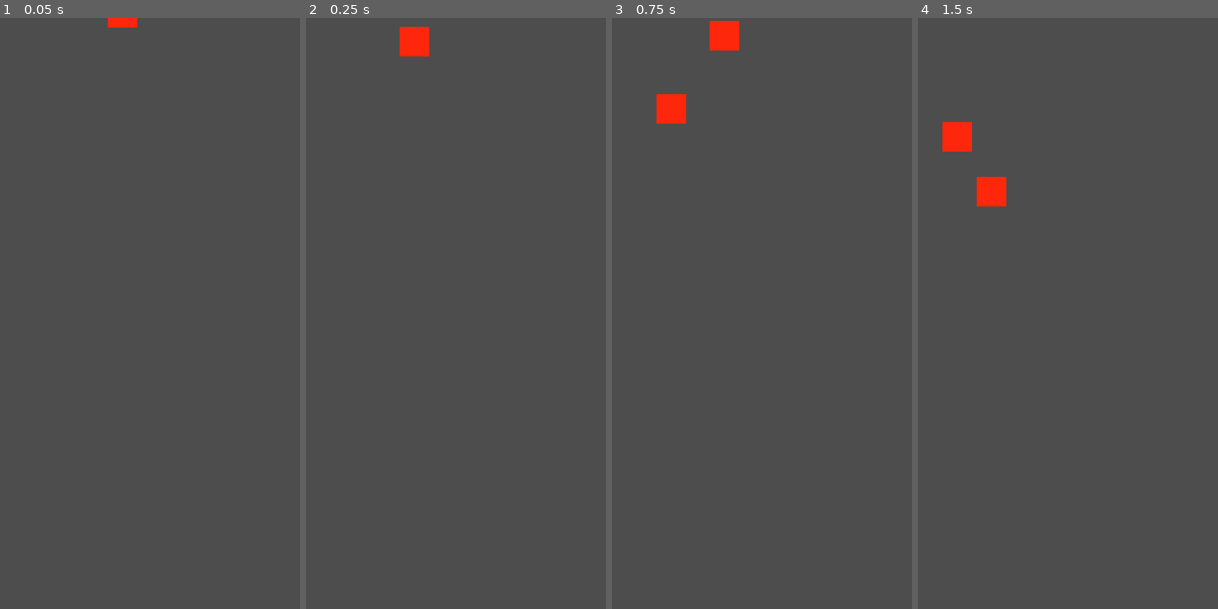
Above: before the commit, frames 1-4 (left to right).
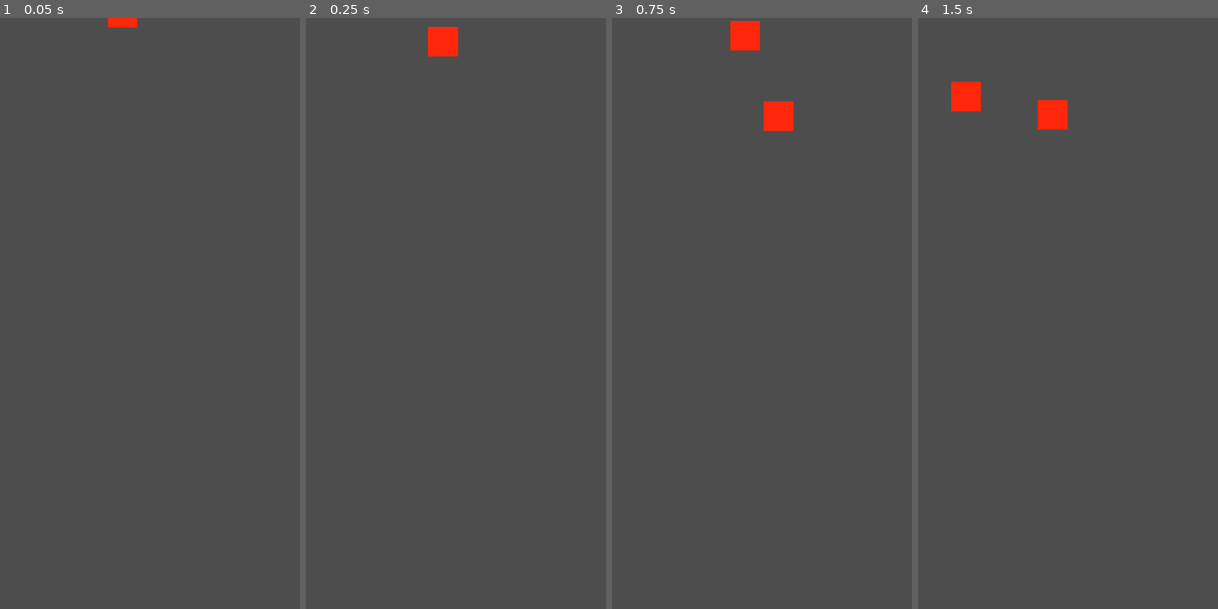
Above: after the commit, the same moments.

Repository: Mholliday6611/giant-siege
Game: Godot game, scene res://scenes/Levels/Level1/waves/wave_2.tscn
Two runs of this game, one before a commit and one after it. Both use one fixed random seed, a clock stepped at 60 frames per second and the inputs below. This scene is started directly instead of the project's main scene.
Inputs (mouse positions are in pixels of both pictures, inside the frame that each line leads up to):
- Up to frame 1 (0.05 s): no input
- Up to frame 2 (0.25 s): no input
- Up to frame 3 (0.75 s): move the mouse to (828, 283) at 0.52 s; press the mouse at (828, 283) at 0.53 s
- Up to frame 4 (1.5 s): release the mouse at (1134, 283) at 1.25 s; drag from (996, 343) to (981, 106) at 1.27 s

Frame 1 is identical in both runs. In frame 2, 1.0% of the frame differs, in the area x 31-51%, y 1-7%; in frame 3, 1.7%; in frame 4, 2.0%, in the area x 8-50%, y 10-32%.

Commit message:
Weird pattern

Diff:
--- a/scenes/Levels/Level1/waves/wave_2.tscn
+++ b/scenes/Levels/Level1/waves/wave_2.tscn
@@ -5,9 +5,9 @@
 
 [sub_resource type="Curve2D" id="Curve2D_qmh8p"]
 _data = {
-"points": PackedVector2Array(0, 0, 0, 0, 157, 4, 0, 0, 0, 0, 45, 158, 0, 0, 0, 0, 202, 238, 0, 0, 0, 0, 328, 337, 0, 0, 0, 0, 87, 516, 0, 0, 0, 0, 235, 634, 0, 0, 0, 0, 257, 677)
+"points": PackedVector2Array(0, 0, 0, 0, 157, 4, 119.93912, 62.968037, -119.93912, -62.968037, 155, 98, 0, 0, 0, 0, 45, 158, 90.95383, -88.95485, -90.95383, 88.95485, 202, 238, -23.987823, -174.91121, 23.987823, 174.91121, 328, 337, -90.95383, -109.94419, 90.95383, 109.94419, 87, 516, -112.94267, 38.980213, 112.94267, -38.980213, 235, 634, 0, 0, 0, 0, 257, 677)
 }
-point_count = 7
+point_count = 8
 
 [node name="Wave2" type="Node2D" unique_id=2136882068]
 script = ExtResource("1_qmh8p")
